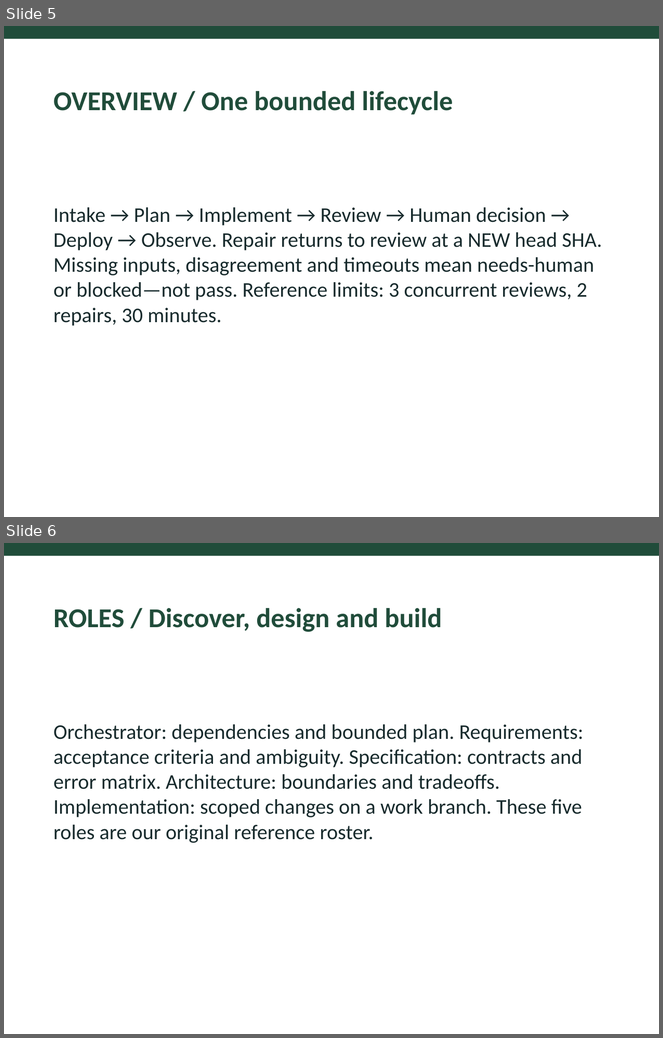
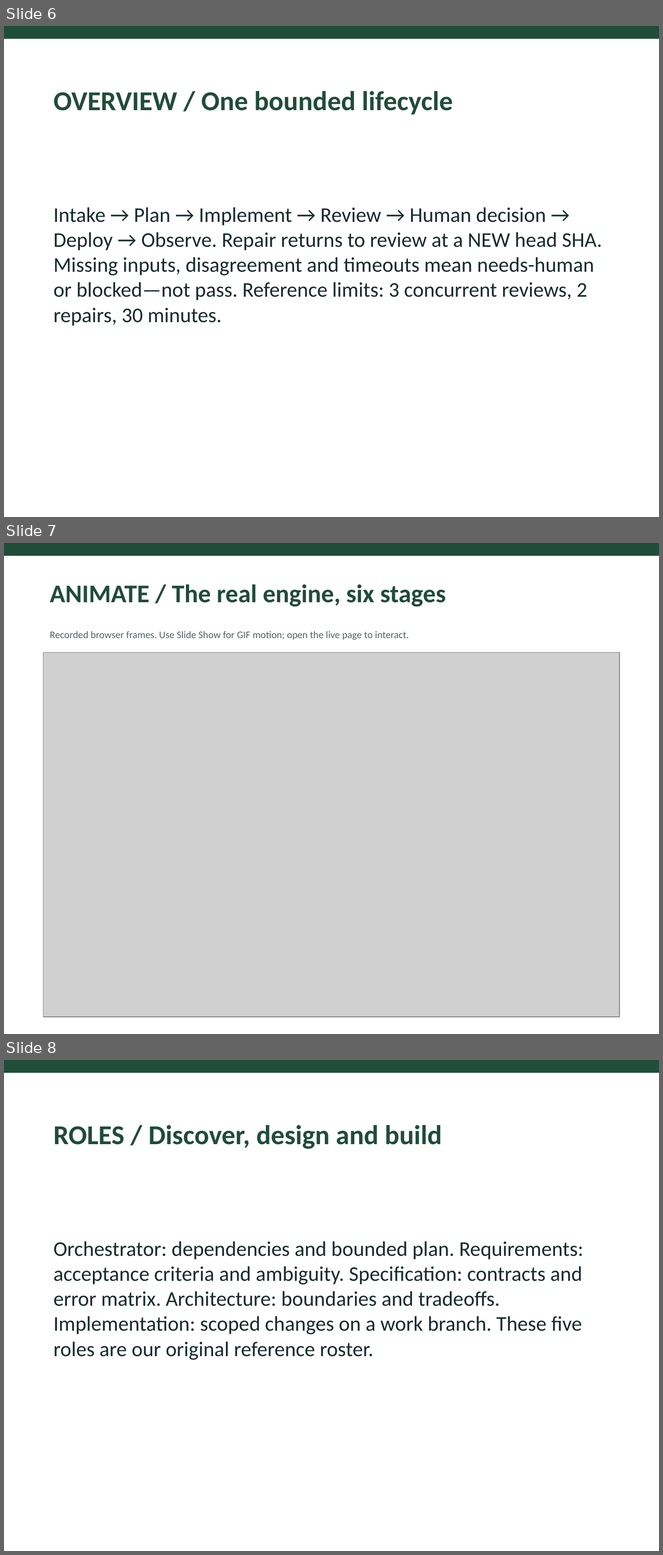
Before and after one commit to ibranibeny/agentic-sdlc-l400, a slide deck: presentations/agentic-sdlc-l400.pptx. Shown one above the other, each under a label of ours: slides 5 and 6 before the commit, slides 6, 7 and 8 after it. The pictures are 663x1038 and 663x1555 pixels, drawn with LibreOffice and Linux fonts; fonts in the diff are those of the drawing; grey boxes stand for pictures. Boxes give left, top, right and bottom in pixels: in the first picture for what was removed or moved away, otherwise in the second. Text is boxed around its words. In the diff, an @@ line names an element or a change of style, - is before the commit and + after.

```diff
--- a/presentations/agentic-sdlc-l400.pptx
+++ b/presentations/agentic-sdlc-l400.pptx
@@ slide 7 added at bbox=[4, 543, 659, 1034], background #FFFFFF @@
@@ rectangle added at bbox=[4, 543, 659, 556], fill #204C3A @@
@@ text added at bbox=[50, 584, 446, 607], 28 pt, text #204C3A, bold @@
+ANIMATE / The real engine, six stages
@@ text added at bbox=[50, 631, 409, 640], 11 pt, text #526364 @@
+Recorded browser frames. Use Slide Show for GIF motion; open the live page to interact.
@@ picture added at bbox=[44, 652, 620, 1017] @@
@@ what was slide 5 is now slide 6 @@
@@ what was slide 6 is now slide 8 @@
```
Also in this commit, not shown: 7 other slides added, 3 other files.
